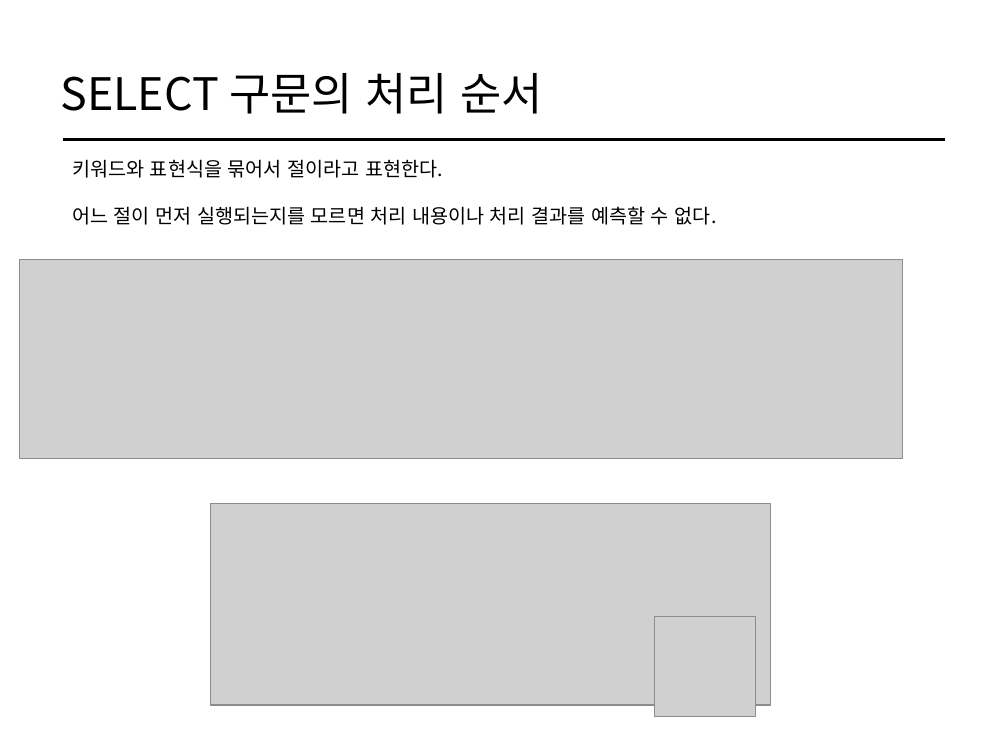
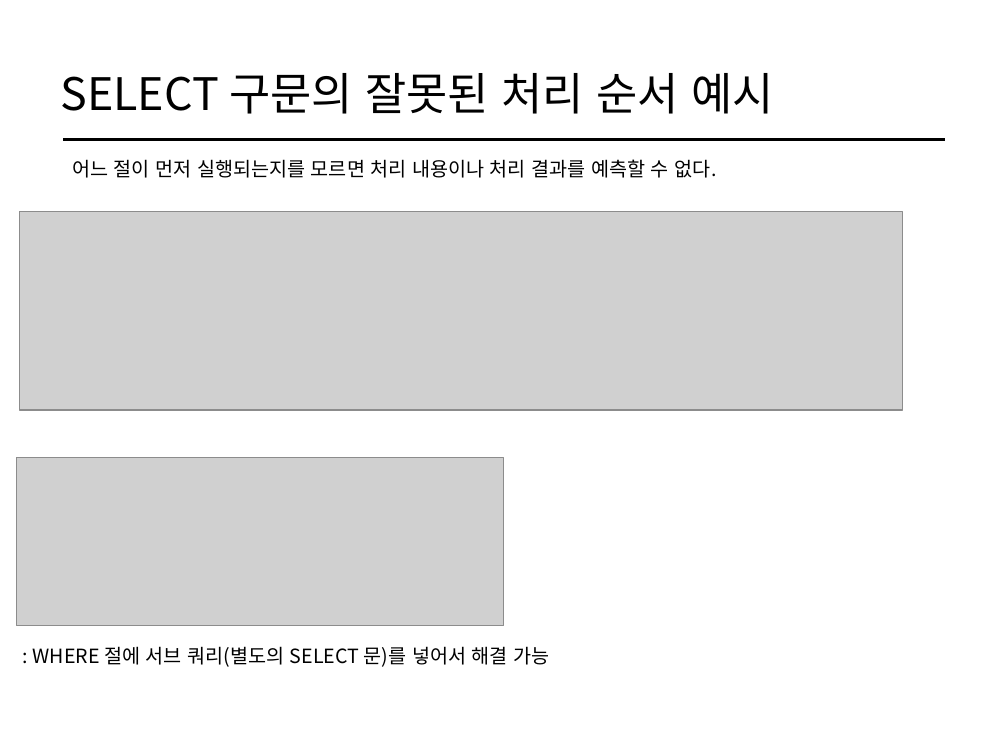
Before and after one commit to cs-study-org/cs-study, a slide deck: slide 12 of 22/yongki/SQL.pptx. Drawn at 1008x756 pixels with LibreOffice and Linux fonts; fonts in the diff are those of the drawing; grey boxes stand for pictures. Boxes give left, top, right and bottom in pixels: in the first picture for what was removed or moved away, otherwise in the second. Text is boxed around its words. In the diff, an @@ line names an element or a change of style, - is before the commit and + after.

Commit message:
:pencil2: Fix typo in 22th presentation

```diff
--- a/22/yongki/SQL.pptx
+++ b/22/yongki/SQL.pptx
@@ title at bbox=[60, 73, 773, 114]: text changed @@
-SELECT 구문의 처리 순서
+SELECT 구문의 잘못된 처리 순서 예시
@@ text at bbox=[72, 159, 716, 178]: text changed @@
-키워드와 표현식을 묶어서 절이라고 표현한다.
-어느 절이 먼저 실행되는지를 모르면 처리 내용이나 처리 결과를 예측할 수 없다.
+어느 절이 먼저 실행되는지를 모르면 처리 내용이나 처리 결과를 예측할 수 없다.
@@ picture: place and size @@
-picture at bbox=[20, 259, 902, 458]
+picture at bbox=[20, 212, 902, 410]
@@ picture added at bbox=[16, 458, 504, 626] @@
@@ picture removed at bbox=[211, 504, 771, 706] @@
@@ picture removed at bbox=[655, 616, 756, 717] @@
@@ text added at bbox=[32, 646, 549, 667], 14 pt, text #000000 @@
+: WHERE 절에 서브 쿼리(별도의 SELECT 문)를 넣어서 해결 가능
```
Also in this commit, not shown: 3 other slides changed.
